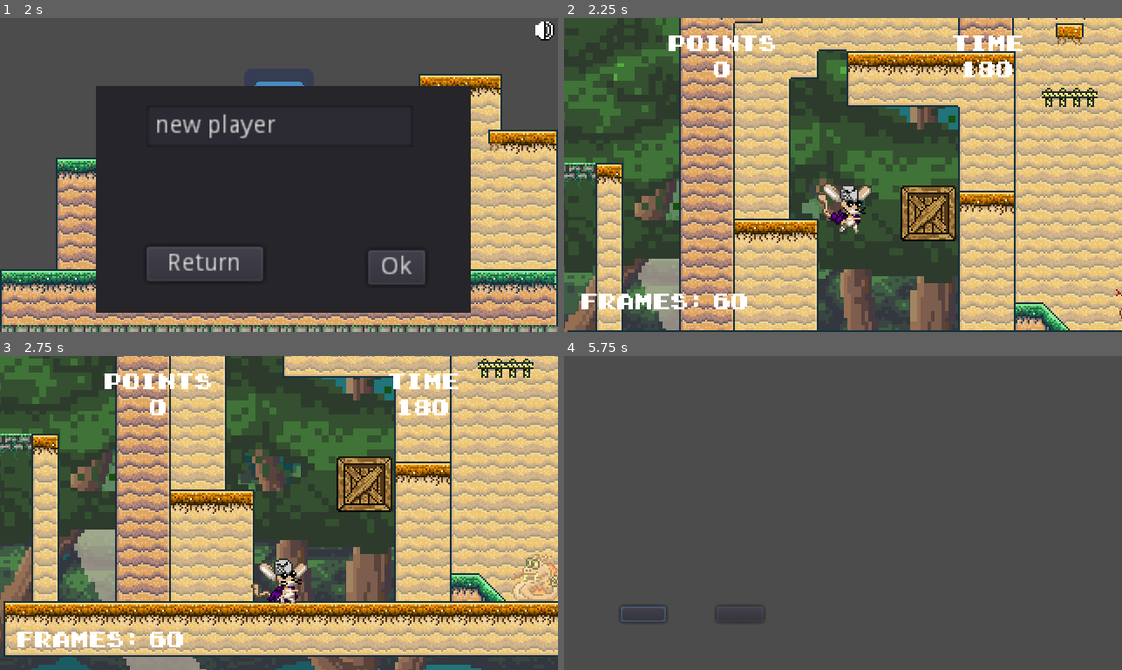
Above: before the commit, frames 1-4 (two rows, left to right).
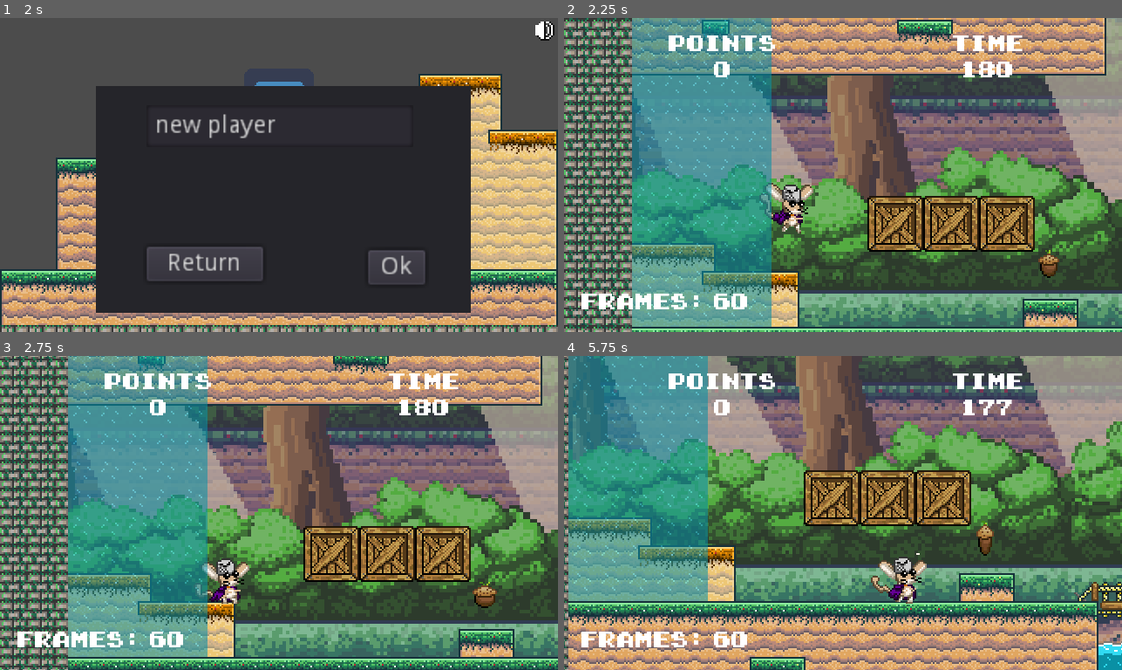
Above: after the commit, the same moments.

Repository: kmaxare/project-one
Game: Godot game, scene res://GUI/main_screen.tscn
Two runs of this game, one before a commit and one after it. Both use one fixed random seed, a clock stepped at 60 frames per second and the inputs below. The engine's default icon, where the game draws it, is replaced by a stand-in: a white triangle on a blue panel in a dark square.
Inputs:
- Up to frame 1 (2 s): click "Start" at 0.5 s; click "Start" at 1.25 s
- Up to frame 2 (2.25 s): click "Ok" at 2 s
- Up to frame 3 (2.75 s): no input
- Up to frame 4 (5.75 s): hold Right (ui_right) 2.78-4.28 s; hold Left (ui_left) 4.28-5.03 s; hold Right (ui_right) from 5.03 s (still down)

Frame 1 is identical in both runs. In frame 2, 92% of the frame differs, in the area x 0-100%, y 0-100%; in frame 3, 93%; in frame 4, 94%.

Commit message:
laburando en barril

Diff:
--- a/interactive_objects/barrel.tscn
+++ b/interactive_objects/barrel.tscn
@@ -1,6 +1,5 @@
-[gd_scene load_steps=11 format=2]
+[gd_scene load_steps=10 format=2]
 
-[ext_resource path="res://sprites/interactive_objects/barrel/barrel_DDL.png" type="Texture" id=1]
 [ext_resource path="res://interactive_objects/barrel.gd" type="Script" id=2]
 [ext_resource path="res://sprites/interactive_objects/barrel/smash_barrel_DDL.png" type="Texture" id=3]
 
@@ -45,6 +44,30 @@
 "transitions": PoolRealArray( 1 ),
 "update": 0,
 "values": [ ExtResource( 3 ) ]
+}
+tracks/3/type = "value"
+tracks/3/path = NodePath("Sprite:hframes")
+tracks/3/interp = 1
+tracks/3/loop_wrap = true
+tracks/3/imported = false
+tracks/3/enabled = true
+tracks/3/keys = {
+"times": PoolRealArray( 0 ),
+"transitions": PoolRealArray( 1 ),
+"update": 0,
+"values": [ 6 ]
+}
+tracks/4/type = "value"
+tracks/4/path = NodePath("Sprite:vframes")
+tracks/4/interp = 1
+tracks/4/loop_wrap = true
+tracks/4/imported = false
+tracks/4/enabled = true
+tracks/4/keys = {
+"times": PoolRealArray( 0 ),
+"transitions": PoolRealArray( 1 ),
+"update": 0,
+"values": [ 1 ]
 }
 
 [sub_resource type="Animation" id=3]
@@ -98,6 +121,44 @@
 
 [sub_resource type="Animation" id=7]
 resource_name = "smash"
+length = 0.6
+step = 0.05
+tracks/0/type = "value"
+tracks/0/path = NodePath("Sprite:hframes")
+tracks/0/interp = 1
+tracks/0/loop_wrap = true
+tracks/0/imported = false
+tracks/0/enabled = true
+tracks/0/keys = {
+"times": PoolRealArray( 0 ),
+"transitions": PoolRealArray( 1 ),
+"update": 1,
+"values": [ 6 ]
+}
+tracks/1/type = "value"
+tracks/1/path = NodePath("Sprite:vframes")
+tracks/1/interp = 1
+tracks/1/loop_wrap = true
+tracks/1/imported = false
+tracks/1/enabled = true
+tracks/1/keys = {
+"times": PoolRealArray( 0 ),
+"transitions": PoolRealArray( 1 ),
+"update": 1,
+"values": [ 1 ]
+}
+tracks/2/type = "value"
+tracks/2/path = NodePath("Sprite:frame")
+tracks/2/interp = 1
+tracks/2/loop_wrap = true
+tracks/2/imported = false
+tracks/2/enabled = true
+tracks/2/keys = {
+"times": PoolRealArray( 0, 0.05, 0.1, 0.15, 0.2, 0.25 ),
+"transitions": PoolRealArray( 1, 1, 1, 1, 1, 1 ),
+"update": 1,
+"values": [ 0, 1, 2, 3, 4, 5 ]
+}
 
 [sub_resource type="RectangleShape2D" id=5]
 extents = Vector2( 12.5, 10 )
@@ -107,8 +168,8 @@
 smash_barrel = ExtResource( 3 )
 
 [node name="Sprite" type="Sprite" parent="."]
-texture = ExtResource( 1 )
-hframes = 3
+texture = ExtResource( 3 )
+hframes = 6
 
 [node name="CollisionShape2D" type="CollisionShape2D" parent="."]
 position = Vector2( 0, 2 )
--- a/levels/level_one.tscn
+++ b/levels/level_one.tscn
@@ -115,7 +115,7 @@
 tile_data = PoolIntArray( -1900546, 52, 0, -1900545, 52, 0, -1966080, 52, 0, -1966079, 52, 0, -1966078, 52, 0, -1966077 …(44866 unchanged characters)…
 
 [node name="JerboPlayer" parent="." instance=ExtResource( 2 )]
-position = Vector2( 479, 58 )
+position = Vector2( 137, 412 )
 
 [node name="InteractiveBlocks" type="Node2D" parent="."]
 
